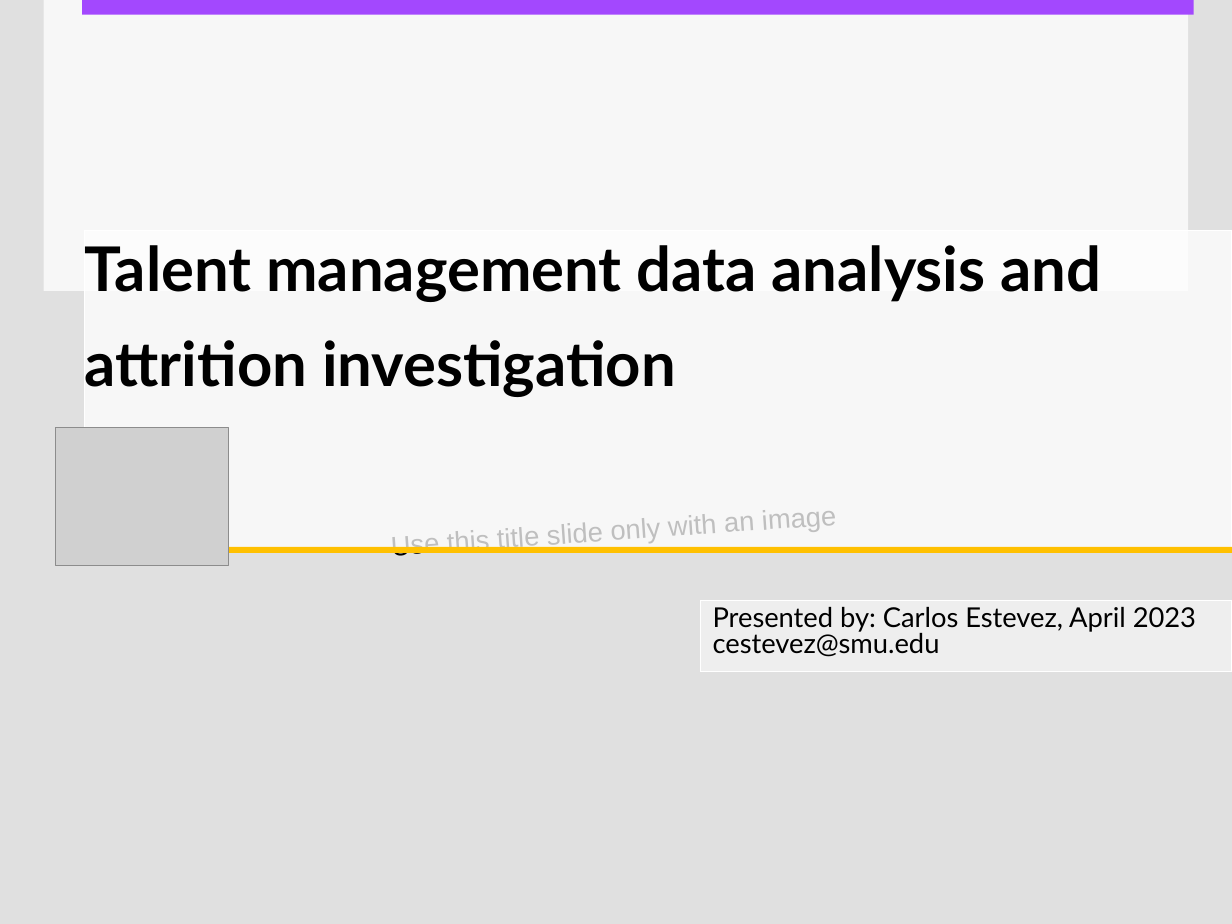
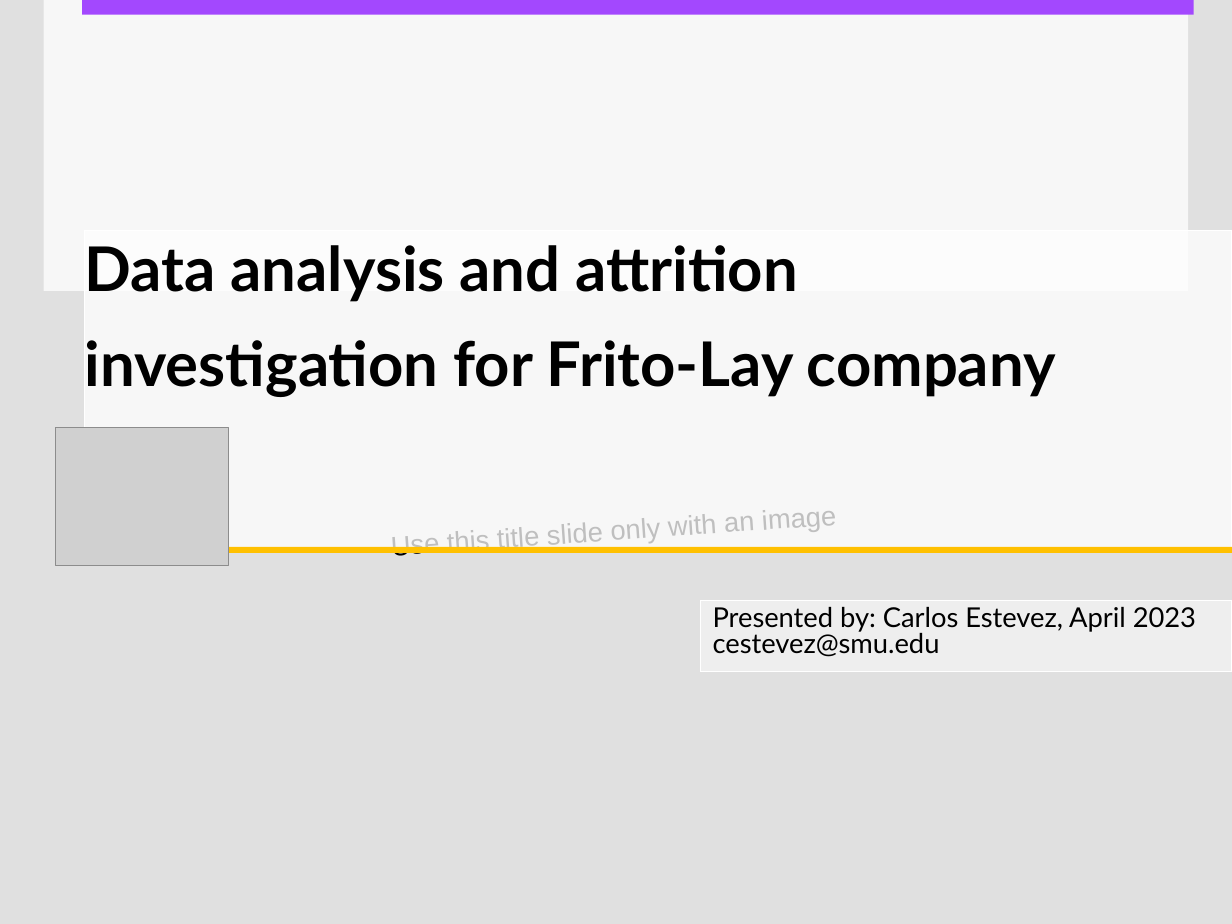
Before and after one commit to carlosAtestevez/CaseStudy2DDS, a slide deck: slide 1 of DDSAnalytics Presentation.pptx. Drawn at 1232x924 pixels with LibreOffice and Linux fonts; fonts in the diff are those of the drawing; grey boxes stand for pictures; background and template pictures are left out. Boxes give left, top, right and bottom in pixels: in the first picture for what was removed or moved away, otherwise in the second. Text is boxed around its words. In the diff, an @@ line names an element or a change of style, - is before the commit and + after.

```diff
--- a/DDSAnalytics Presentation.pptx
+++ b/DDSAnalytics Presentation.pptx
@@ title at (85,245,1056,397): text changed @@
-Talent management data analysis and attrition investigation
+Data analysis and attrition investigation for Frito-Lay company
```
Also in this commit, not shown: 1 other slide changed, 5 other files.
